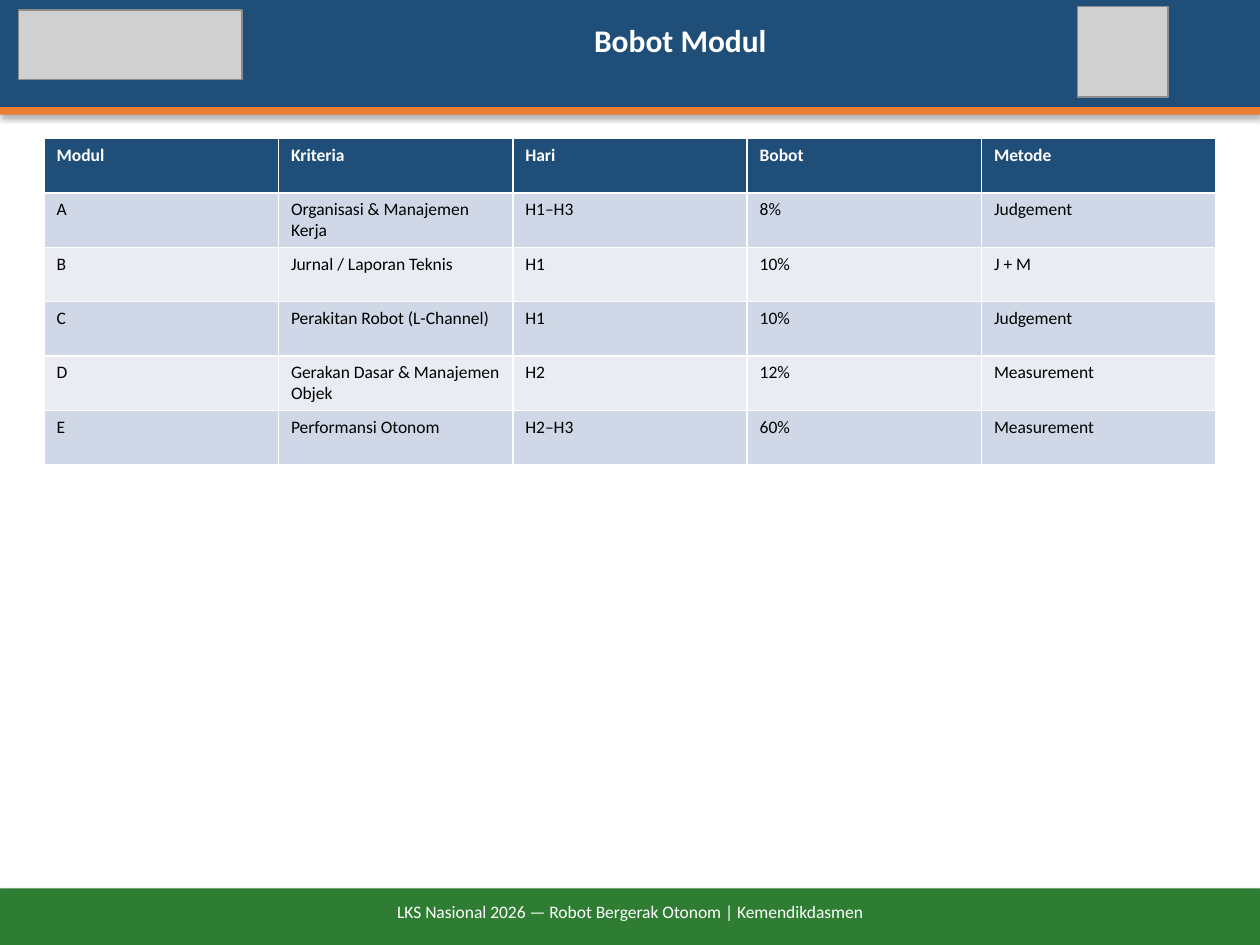
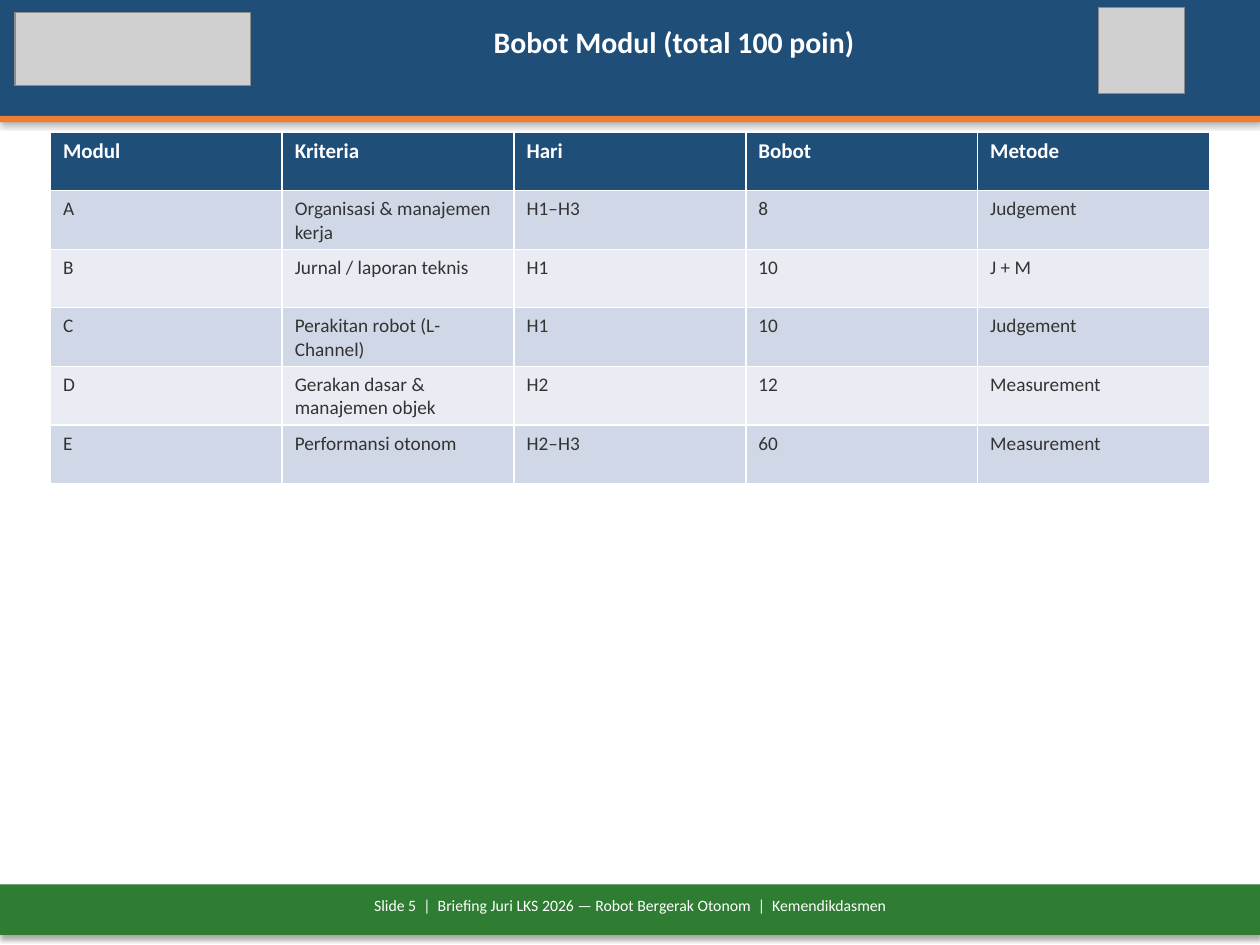
Before and after one commit to antonprafanto/LKS2026, a slide deck: slide 5 of docs/Briefing-Juri-LKS2026-Robot-Otonom.pptx (slide 4 before the commit). Drawn at 1260x945 pixels with LibreOffice and Linux fonts; fonts in the diff are those of the drawing; grey boxes stand for pictures. Boxes give left, top, right and bottom in pixels: in the first picture for what was removed or moved away, otherwise in the second. Text is boxed around its words. In the diff, an @@ line names an element or a change of style, - is before the commit and + after.

```diff
--- a/docs/Briefing-Juri-LKS2026-Robot-Otonom.pptx
+++ b/docs/Briefing-Juri-LKS2026-Robot-Otonom.pptx
@@ rectangle resized from (x1=0, y1=0, x2=1260, y2=107) to (x1=0, y1=0, x2=1260, y2=116) @@
@@ picture resized from (x1=19, y1=10, x2=242, y2=79) to (x1=15, y1=13, x2=251, y2=86) @@
@@ picture resized from (x1=1077, y1=6, x2=1168, y2=97) to (x1=1099, y1=8, x2=1184, y2=93) @@
@@ text at (x1=494, y1=31, x2=854, y2=58): text changed; size 18 to 17 pt @@
-Bobot Modul
+Bobot Modul (total 100 poin)
@@ rectangle moved from (x1=0, y1=107, x2=1260, y2=115) to (x1=0, y1=116, x2=1260, y2=122) @@
@@ table at (x1=50, y1=132, x2=1210, y2=481) @@
-row 2, column 2: Organisasi & Manajemen Kerja
+row 2, column 2: Organisasi & manajemen kerja
-row 2, column 4: 8%
+row 2, column 4: 8
-row 3, column 2: Jurnal / Laporan Teknis
+row 3, column 2: Jurnal / laporan teknis
-row 3, column 4: 10%
+row 3, column 4: 10
-row 4, column 2: Perakitan Robot (L-Channel)
+row 4, column 2: Perakitan robot (L-Channel)
-row 4, column 4: 10%
+row 4, column 4: 10
-row 5, column 2: Gerakan Dasar & Manajemen Objek
+row 5, column 2: Gerakan dasar & manajemen objek
-row 5, column 4: 12%
+row 5, column 4: 12
-row 6, column 2: Performansi Otonom
+row 6, column 2: Performansi otonom
-row 6, column 4: 60%
+row 6, column 4: 60
@@ size 10 to 12 pt in "Modul", "Kriteria", "Hari", "Bobot" and 1 more places @@
@@ size 10 to 11 pt, text colour #000000 to #333333 in "A", "H1–H3", "Judgement", "B" and 11 more places @@
@@ more space between paragraphs @@
@@ table resized from (x1=44, y1=139, x2=1216, y2=464) to (x1=50, y1=132, x2=1210, y2=481) @@
@@ rectangle resized from (x1=0, y1=888, x2=1260, y2=945) to (x1=0, y1=885, x2=1260, y2=935) @@
@@ text at (x1=374, y1=900, x2=886, y2=914): text changed; size 10 to 9 pt @@
-LKS Nasional 2026 — Robot Bergerak Otonom | Kemendikdasmen
+Slide 5 | Briefing Juri LKS 2026 — Robot Bergerak Otonom | Kemendikdasmen
```
Also in this commit, not shown: 16 other slides changed, 6 slides added, 3 slides removed, 2 other files.
